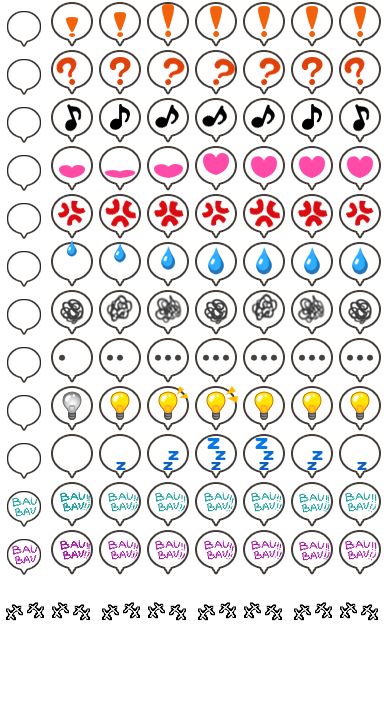
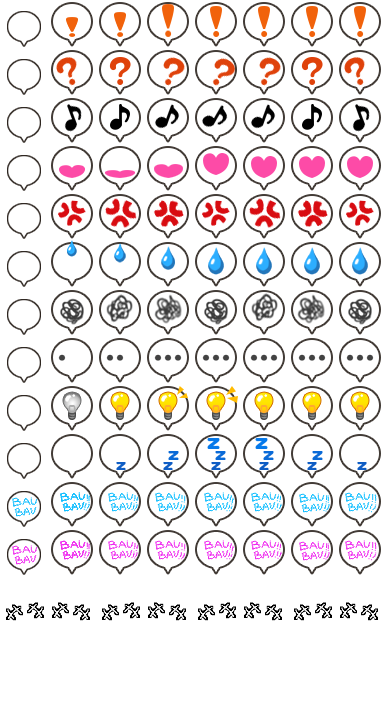
The second 384x720 image is a revision of the first. Changes to its layers:
painted on "bau2" over 12, 540, 377, 565
painted on "bau1" over 12, 492, 377, 517
